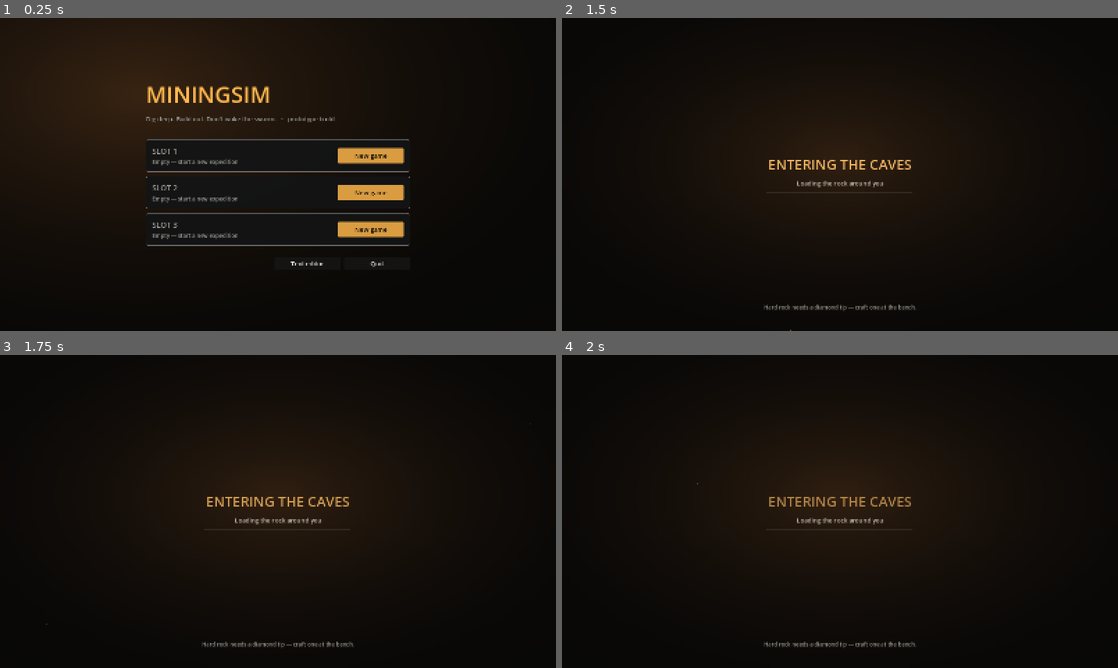
Above: before the commit, frames 1-4 (two rows, left to right).
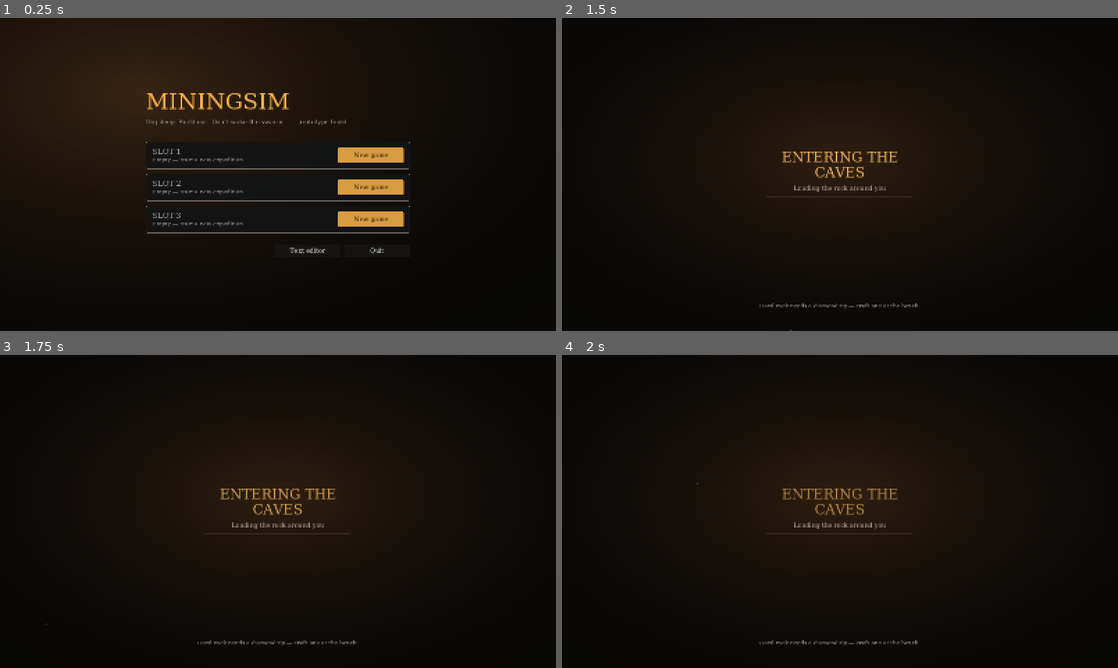
Above: after the commit, the same moments.

Repository: Cat32man/MiningSim
Game: Godot game, scene res://scenes/main.tscn
Same seed, same stepped clock (60 frames per second), same inputs: the game is played once before the commit and once after it. Sound files missing from this copy of the repository are replaced by a short silence.
Inputs (mouse positions are in pixels of both pictures, inside the frame that each line leads up to):
- Up to frame 1 (0.25 s): no input
- Up to frame 2 (1.5 s): click "New game" at 0.5 s; tap Enter at 1.25 s; move the mouse to (867, 174) at 1.27 s; hold W (move_forward) from 1.28 s (still down); hold Q (build) from 1.28 s (still down)
- Up to frame 3 (1.75 s): keep holding W (move_forward); keep holding Q (build); tap Space (jump) at 1.52 s; click (305, 511) at 1.55 s
- Up to frame 4 (2 s): keep holding W (move_forward); keep holding Q (build)

The runs differ from the first frame. In frame 1, 5.3% of the frame differs, in the area x 26-74%, y 21-80%; in frame 2, 1.4%; in frame 3, 1.4%; in frame 4, 1.4%.

Commit message:
Head bob and movement lean, subtler tool sway, Bahnschrift UI font
Co-Authored-By: Claude Opus 5.5 <noreply@anthropic.com>

Diff:
--- /dev/null
+++ b/assets/fonts/ui_font.tres
@@ -0,0 +1,5 @@
+[gd_resource type="SystemFont" format=3]
+
+[resource]
+font_names = PackedStringArray("Bahnschrift", "DIN Alternate", "Segoe UI", "Sans-Serif")
+font_weight = 500
--- a/project.godot
+++ b/project.godot
@@ -22,6 +22,10 @@
 window/stretch/mode="canvas_items"
 window/stretch/aspect="expand"
 
+[gui]
+
+theme/custom_font="res://assets/fonts/ui_font.tres"
+
 [rendering]
 
 anti_aliasing/quality/msaa_3d=2
--- a/scripts/main.gd
+++ b/scripts/main.gd
@@ -88,6 +88,8 @@
 
 
 func _ready() -> void:
+	# 3D labels (scanner tags, bug numbers) use the same font as the UI.
+	ThemeDB.fallback_font = preload("res://assets/fonts/ui_font.tres")
 	# Menus and Esc handling must keep working while the game tree is paused.
 	process_mode = Node.PROCESS_MODE_ALWAYS
 	for arg in OS.get_cmdline_user_args():
--- a/scripts/player/player.gd
+++ b/scripts/player/player.gd
@@ -43,6 +43,9 @@
 const MANTLE_UP := 4.0
 const MANTLE_FORWARD := 3.0
 const MOUSE_SENS := 0.0025
+const CAMERA_HEIGHT := 0.7
+const CAMERA_ROLL := 0.035  # radians of lean at full strafe speed (~2°)
+const CAMERA_DIP := 0.015  # radians of forward lean at full speed
 const INTERACT_REACH := 2.5
 
 ## Slots: miner (1 pickaxe, 2 drill), main weapon (3 laser shotgun), offhand (4 laser pistol).
@@ -182,6 +185,7 @@
 var _drill_stopping := false
 var _bob_phase := 0.0
 var _bob_amount := 0.0
+var _cam_dip := 0.0  # forward-lean part of the camera pitch (kept apart from mouse look)
 var _dust: CPUParticles3D
 
 
@@ -1095,7 +1099,7 @@
 	return {
 		"pos": global_position,
 		"yaw": rotation.y,
-		"pitch": camera.rotation.x,
+		"pitch": camera.rotation.x - _cam_dip,
 		"fuel": fuel,
 		"flares": flares,
 		"backpack": backpack.to_data(),
@@ -1339,7 +1343,9 @@
 	var amount := clampf(ground_speed / WALK_SPEED, 0.0, 1.6)
 	_bob_phase += delta * ground_speed * 1.9
 	_bob_amount = lerpf(_bob_amount, amount, minf(delta * 8.0, 1.0))
-	var bob := Vector3(sin(_bob_phase) * 0.014, -absf(cos(_bob_phase)) * 0.012, 0.0) * _bob_amount
+	# The head bobs now, so the tool only sways a little on top of it.
+	var bob := Vector3(sin(_bob_phase) * 0.006, -absf(cos(_bob_phase)) * 0.005, 0.0) * _bob_amount
+	_animate_camera(delta)
 
 	var shake := Vector3.ZERO
 	if _drilling:
@@ -1357,6 +1363,22 @@
 	var lunge := sin(_stab * PI) * (1.0 if _stab > 0.5 else 0.7)
 	_dagger_model.position = DAGGER_REST + bob * 1.2 + Vector3(-0.07, 0.04, -0.24) * lunge
 	_dagger_model.rotation = Vector3(-0.35 - 0.5 * lunge, 0.35 - 0.25 * lunge, 0.15)
+
+
+## Head bob while walking, and a slight lean into the way you're moving: roll toward a
+## strafe, a small dip when going forward.
+func _animate_camera(delta: float) -> void:
+	var head := Vector3(sin(_bob_phase) * 0.018, -absf(cos(_bob_phase)) * 0.03, 0.0) * _bob_amount
+	camera.position = Vector3(head.x, CAMERA_HEIGHT + head.y, 0.0)
+	var local: Vector3 = global_basis.inverse() * velocity
+	var k := 0.0 if climbing else 1.0
+	var roll := -clampf(local.x / SPRINT_SPEED, -1.0, 1.0) * CAMERA_ROLL * k
+	var dip := -clampf(-local.z / SPRINT_SPEED, -1.0, 1.0) * CAMERA_DIP * k * (1.0 if is_on_floor() else 0.3)
+	var t := minf(delta * 7.0, 1.0)
+	camera.rotation.z = lerpf(camera.rotation.z, roll, t)
+	var new_dip := lerpf(_cam_dip, dip, t)
+	camera.rotation.x = clampf(camera.rotation.x - _cam_dip + new_dip, -1.5, 1.5)
+	_cam_dip = new_dip
 
 
 ## Drill animation (24 fps): frames 0-6 spin-up, 6-12 running loop. On release the loop
Not shown, added: scripts/build/scan_table.gd.uid
Not shown, added: scripts/build/scan_tower.gd.uid
Not shown, added: scripts/ui/scan_view.gd.uid
